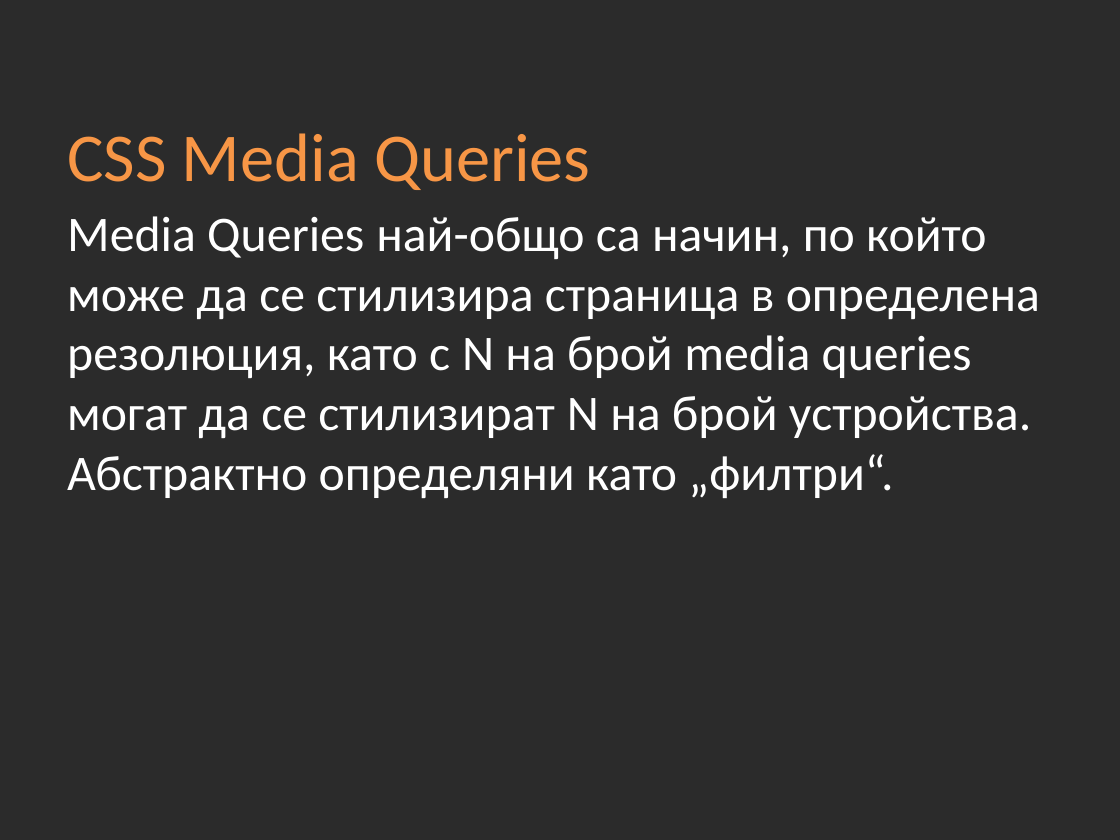
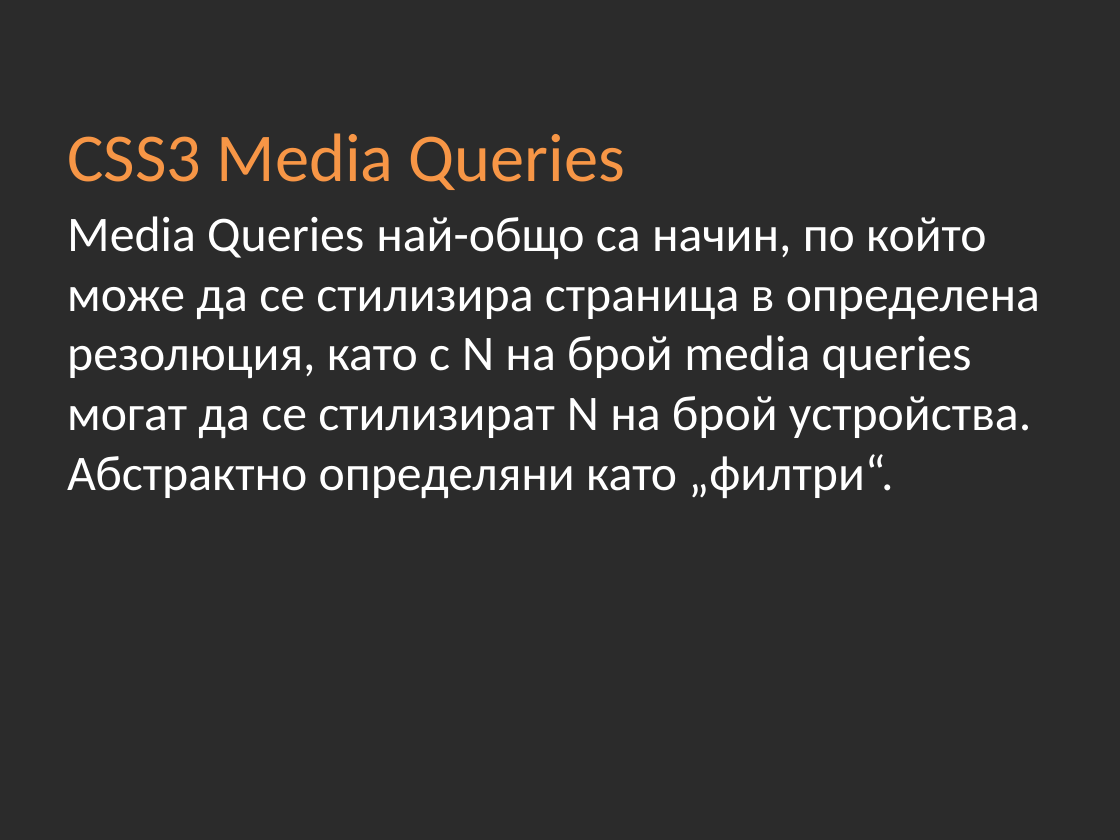
Before and after one commit to Academy-Soft-Intellect/Front-End-Course, a slide deck: slide 12 of 08-Adaptive-Design/09-Adaptive-Design.pptx. Drawn at 1120x840 pixels with LibreOffice and Linux fonts; fonts in the diff are those of the drawing; background and template pictures are left out; a plain dark background stands for a picture behind light text. Boxes give left, top, right and bottom in pixels: in the first picture for what was removed or moved away, otherwise in the second. Text is boxed around its words. In the diff, an @@ line names an element or a change of style, - is before the commit and + after.

```diff
--- a/08-Adaptive-Design/09-Adaptive-Design.pptx
+++ b/08-Adaptive-Design/09-Adaptive-Design.pptx
@@ title at bbox=[67, 133, 625, 190]: text changed @@
-CSS Media Queries
+CSS3 Media Queries
```
Also in this commit, not shown: 1 other slide changed, 4 other files.
